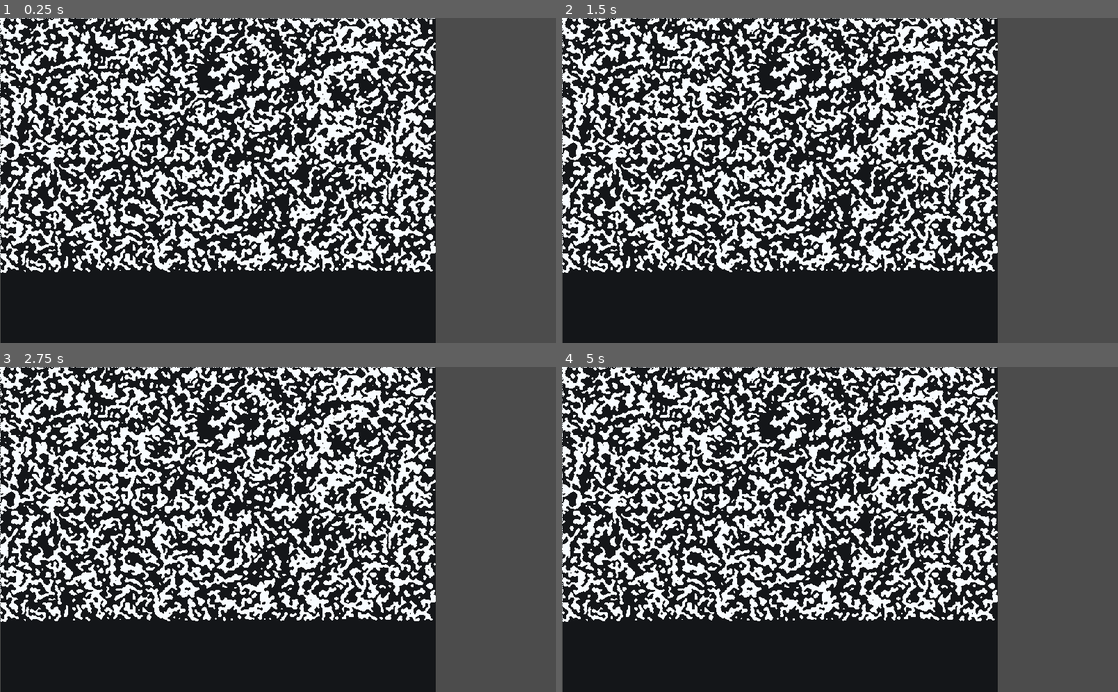
Above: before the commit, frames 1-4 (two rows, left to right).
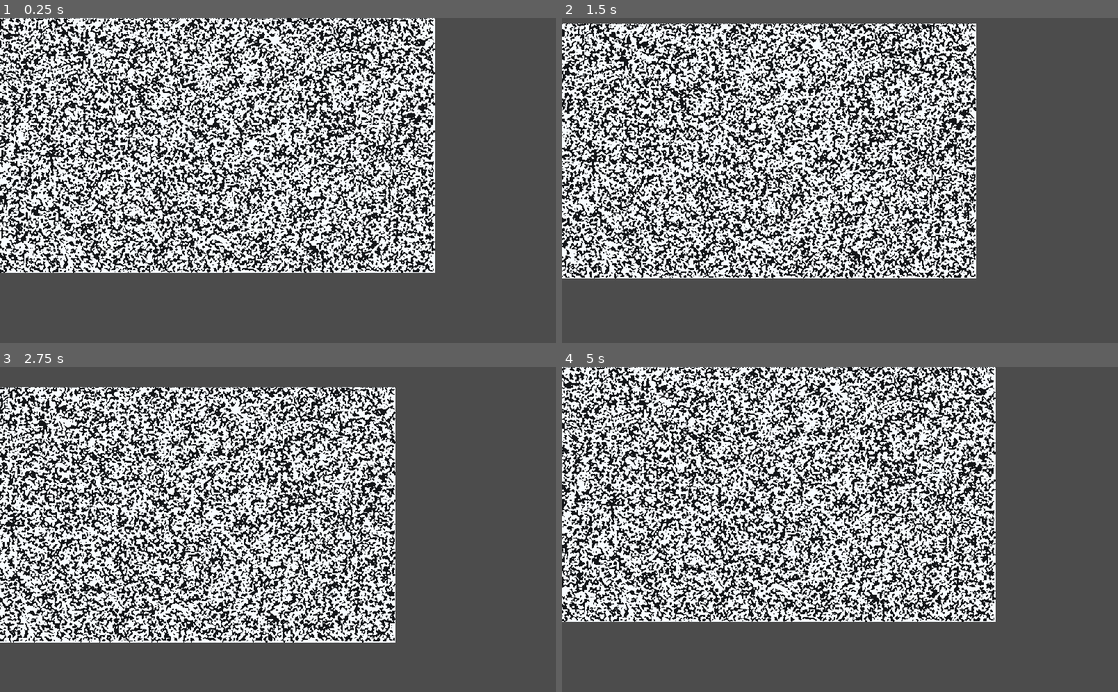
Above: after the commit, the same moments.

Repository: ankanroy-code/map_geration_godot
Game: Godot game, scene res://root.tscn
The game is run twice, just before and just after one commit, with the same random seed, the same clock (stepped at 60 frames per second) and the same inputs.
Inputs:
- Up to frame 1 (0.25 s): no input
- Up to frame 2 (1.5 s): tap Enter at 0.5 s; hold D (right, bound only after the commit) 0.53-1.28 s; hold S (down, bound only after the commit) from 1.28 s (still down)
- Up to frame 3 (2.75 s): release S (down, bound only after the commit) at 2.03 s; hold D (right, bound only after the commit) from 2.03 s (still down)
- Up to frame 4 (5 s): release D (right, bound only after the commit) at 2.78 s; hold W (up, bound only after the commit) 2.78-3.53 s; hold A (left, bound only after the commit) from 3.53 s (still down)

The runs differ from the first frame. In frame 1, 64% of the frame differs, in the area x 0-79%, y 0-100%; in frame 2, 50%; in frame 3, 51%; in frame 4, 55%.

Commit message:
fixed a few issue
Signed-off-by: ankanroy-code <8ankanroy@gmail.com>

Diff:
--- /dev/null
+++ b/Camera2D.gd
@@ -0,0 +1,12 @@
+extends Camera2D
+
+export(float) var speed
+var input : Vector2
+func _input(event):
+	if event is InputEventKey:
+		input = Vector2(
+			Input.get_action_strength("right") - Input.get_action_strength("left"),
+			Input.get_action_strength("up") - Input.get_action_strength("down")
+		)
+func _process(delta):
+	position += input.normalized() * delta * speed
--- a/project.godot
+++ b/project.godot
@@ -19,6 +19,29 @@
 window/stretch/mode="2d"
 window/stretch/aspect="keep"
 
+[input]
+
+up={
+"deadzone": 0.5,
+"events": [ Object(InputEventKey,"resource_local_to_scene":false,"resource_name":"","device":0,"alt":false,"shift":false,"control":false,"meta":false,"command":false,"pressed":false,"scancode":0,"physical_scancode":87,"unicode":0,"echo":false,"script":null)
+ ]
+}
+down={
+"deadzone": 0.5,
+"events": [ Object(InputEventKey,"resource_local_to_scene":false,"resource_name":"","device":0,"alt":false,"shift":false,"control":false,"meta":false,"command":false,"pressed":false,"scancode":0,"physical_scancode":83,"unicode":0,"echo":false,"script":null)
+ ]
+}
+right={
+"deadzone": 0.5,
+"events": [ Object(InputEventKey,"resource_local_to_scene":false,"resource_name":"","device":0,"alt":false,"shift":false,"control":false,"meta":false,"command":false,"pressed":false,"scancode":0,"physical_scancode":68,"unicode":0,"echo":false,"script":null)
+ ]
+}
+left={
+"deadzone": 0.5,
+"events": [ Object(InputEventKey,"resource_local_to_scene":false,"resource_name":"","device":0,"alt":false,"shift":false,"control":false,"meta":false,"command":false,"pressed":false,"scancode":0,"physical_scancode":65,"unicode":0,"echo":false,"script":null)
+ ]
+}
+
 [input_devices]
 
 pointing/emulate_mouse_from_touch=false
--- a/root.gd
+++ b/root.gd
@@ -2,17 +2,31 @@
 
 var tile_set = preload("res://asset/root.tres")
 
-var number_of_itaration = 10
+var number_of_itaration = 1
 
 var used_cells : Array
 
-func make_image():
-	var color_map = 0
-	var image_texture : ImageTexture = ImageTexture.new()
-	image_texture.create(OS.window_size.x,OS.window_size.y,Image.FORMAT_L8)
+func save_file_img(content:Image):
+	content.save_png("res://")
+
+func make_image(_used_cells : Array):
+	var color_black := Color.black
+	var color_white := Color.white
+	var image = Image.new()
+	image.create(OS.window_size.x+1,OS.window_size.y+1,false,Image.FORMAT_RGBA5551)
+	image.lock()
+	for element in _used_cells:
+		if element[2] == 0:
+			image.set_pixel(element[0],element[1],color_white)
+		elif element[2] == 1:
+			image.set_pixel(element[0],element[1],color_black)
+		else:
+			print_debug("DEBUG: color_value in used_cells unknown = ",element[2])
+	image.unlock()
+	save_file_img(image)
 
 func set_tile_map(array: Array,tile_map:TileMap):
-	print_debug("DEBUG: tile_map updated")
+	# print_debug("DEBUG: tile_map updated")
 	for element in array:
 		tile_map.set_cell(element[0],element[1],element[2])
 
@@ -27,20 +41,22 @@
 	# print_debug("DEBUG: used_cells = ",used_cells)
 
 func fix_map(number_of_row:int,number_of_column:int,tile_map:TileMap) -> void:
-	print_debug("DEBUG: fix_map")
 	used_cells = []
+	print_debug("DEBUG: initial used_cells size ",len(used_cells))
+	# print_debug("DEBUG: fix_map")
 	for a in range(1,number_of_column+1):
 		for b in range(1,number_of_row+1):
 			var number_of_white = 0
-			for x in range(a-1,a+2):
-				for y in range(b-1,b+2):
+			for x in range(b-1,b+2):
+				for y in range(a-1,a+2):
 					if tile_map.get_cell(x,y) == 1: # can't change it
 						number_of_white+=1
 			# 1,0 -> black,white
 			if number_of_white >= 4:
-				used_cells.append([a,b,0])
+				used_cells.append([b,a,0])
 			else:
-				used_cells.append([a,b,1])
+				used_cells.append([b,a,1])
+	print_debug("DEBUG final used_cells size ",len(used_cells))
 
 func _ready() -> void:
 	var tile_map : TileMap = $TileMap
@@ -55,9 +71,11 @@
 	randomize()
 	generate_init_map(number_of_row,number_of_column)
 	set_tile_map(used_cells,tile_map)
+	# print_debug("DEBUG used_cells size",len(used_cells))
 	while itaration <= number_of_itaration:
-		print("DEBUG: itaration = ",itaration)
+		print("DEBUG: ******************** itaration = ",itaration)
 		itaration+=1
-		fix_map(number_of_row,number_of_row,tile_map)
+		fix_map(number_of_row,number_of_column,tile_map)
 		set_tile_map(used_cells,tile_map)
+		# make_image(used_cells)
 		used_cells = []
--- a/root.tscn
+++ b/root.tscn
@@ -1,6 +1,7 @@
-[gd_scene load_steps=3 format=2]
+[gd_scene load_steps=4 format=2]
 
 [ext_resource path="res://asset/root.tres" type="TileSet" id=1]
+[ext_resource path="res://Camera2D.gd" type="Script" id=2]
 [ext_resource path="res://root.gd" type="Script" id=3]
 
 [node name="root" type="Node2D"]
@@ -11,3 +12,9 @@
 cell_size = Vector2( 1, 1 )
 cell_custom_transform = Transform2D( 16, 0, 0, 16, 0, 0 )
 format = 1
+
+[node name="Camera2D" type="Camera2D" parent="."]
+position = Vector2( 513, 300 )
+current = true
+script = ExtResource( 2 )
+speed = 50.0
